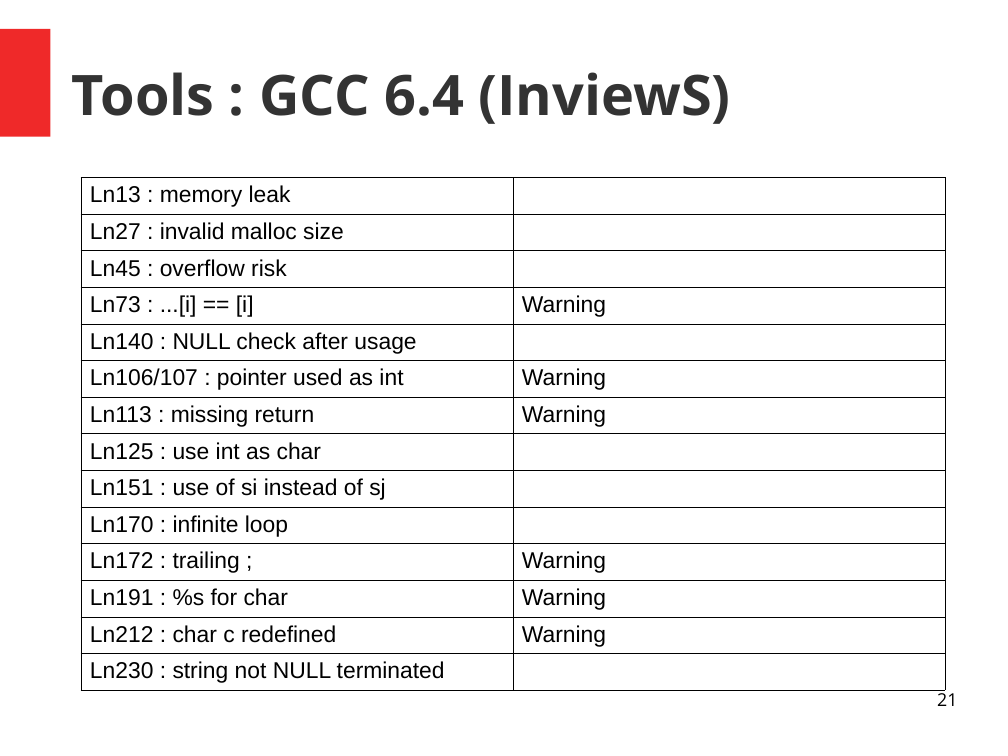
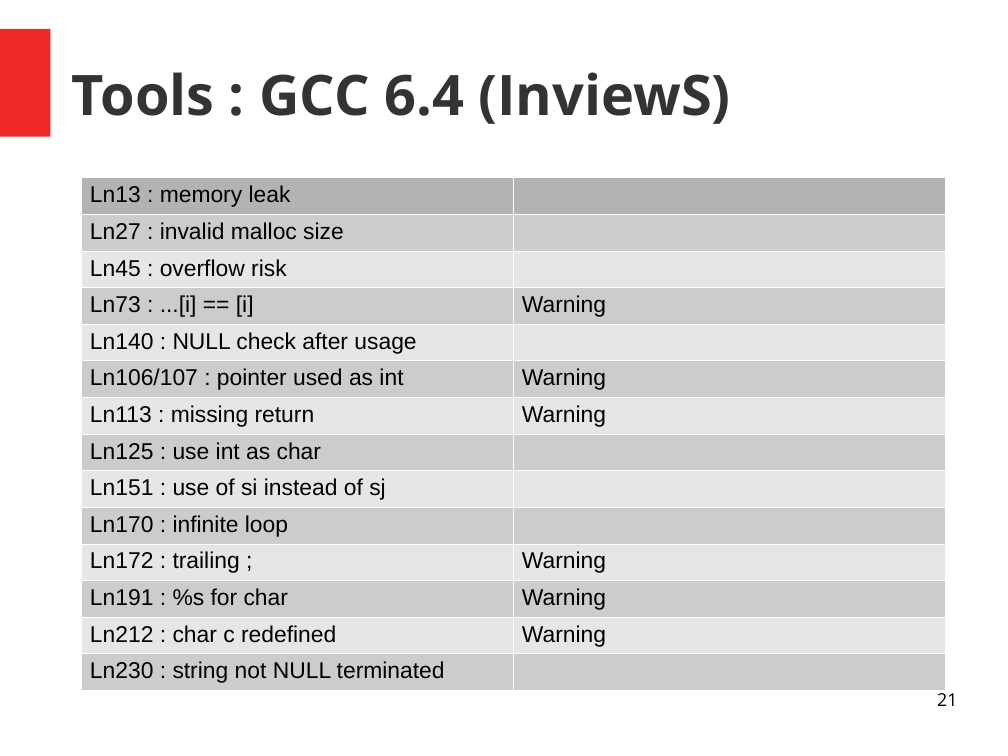
Before and after one commit to PandaChauve/StaticAnalysisTests, a slide deck: slide 21 of Untitled 1.odp. Drawn at 1008x756 pixels with LibreOffice and Linux fonts; fonts in the diff are those of the drawing. Boxes give left, top, right and bottom in pixels: in the first picture for what was removed or moved away, otherwise in the second. Text is boxed around its words. In the diff, an @@ line names an element or a change of style, - is before the commit and + after.

```diff
--- a/Untitled 1.odp
+++ b/Untitled 1.odp
@@ table at <box>81,177,945,687</box> @@
@@ fill none to #B3B3B3 in row 1, column 1 @@
@@ fill none to #CCCCCC in 10 cells @@
@@ fill none to #E6E6E6 in 9 cells @@
@@ borders changed @@
```
Also in this commit, not shown: 7 other slides changed.
